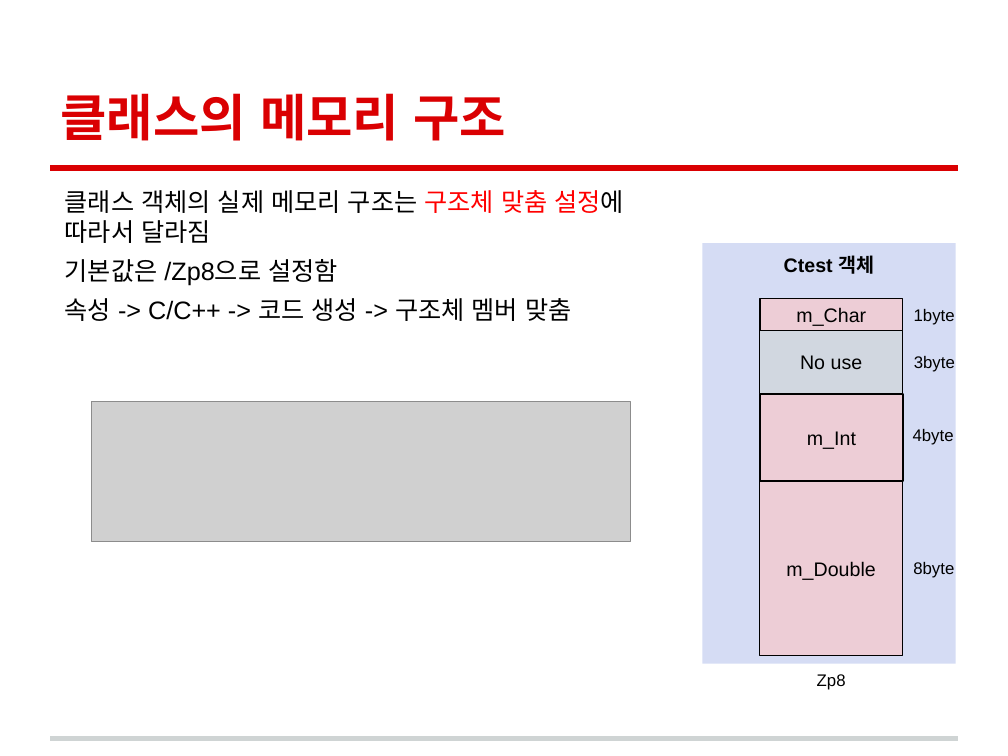
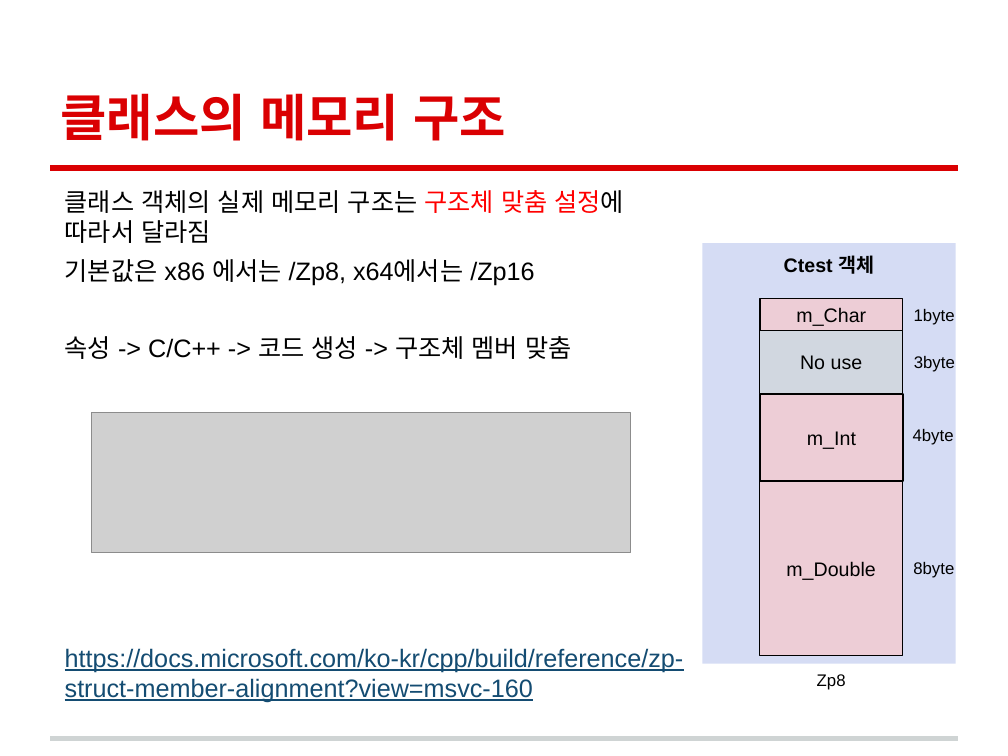
Before and after one commit to woong20123/Study, a slide deck: slide 3 of C++Study/06.Class/챕터6.클래스.pptx. Drawn at 1008x756 pixels with LibreOffice and Linux fonts; fonts in the diff are those of the drawing; grey boxes stand for pictures. Boxes give left, top, right and bottom in pixels: in the first picture for what was removed or moved away, otherwise in the second. Text is boxed around its words. In the diff, an @@ line names an element or a change of style, - is before the commit and + after.

```diff
--- a/C++Study/06.Class/챕터6.클래스.pptx
+++ b/C++Study/06.Class/챕터6.클래스.pptx
@@ text at box(65, 259, 534, 286): text changed @@
-기본값은 /Zp8으로 설정함
+기본값은 x86 에서는 /Zp8, x64에서는 /Zp16
@@ picture: place and size @@
-picture at box(92, 402, 631, 542)
+picture at box(92, 413, 631, 553)
@@ text at box(65, 648, 684, 703): paragraph added @@
+https://docs.microsoft.com/ko-kr/cpp/build/reference/zp-struct-member-alignment?view=msvc-160
```
Also in this commit, not shown: 1 other slide changed, 10 slides added, 2 other files.
